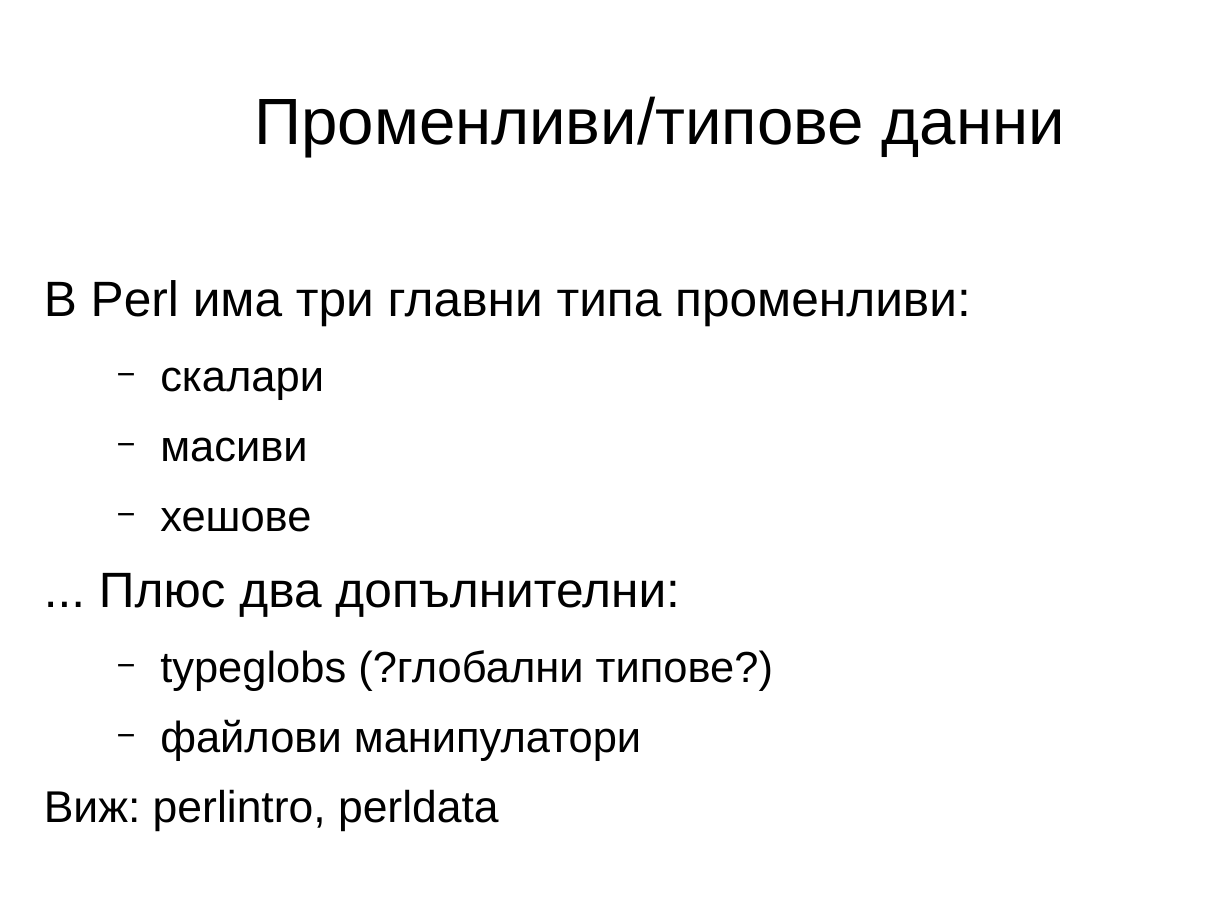
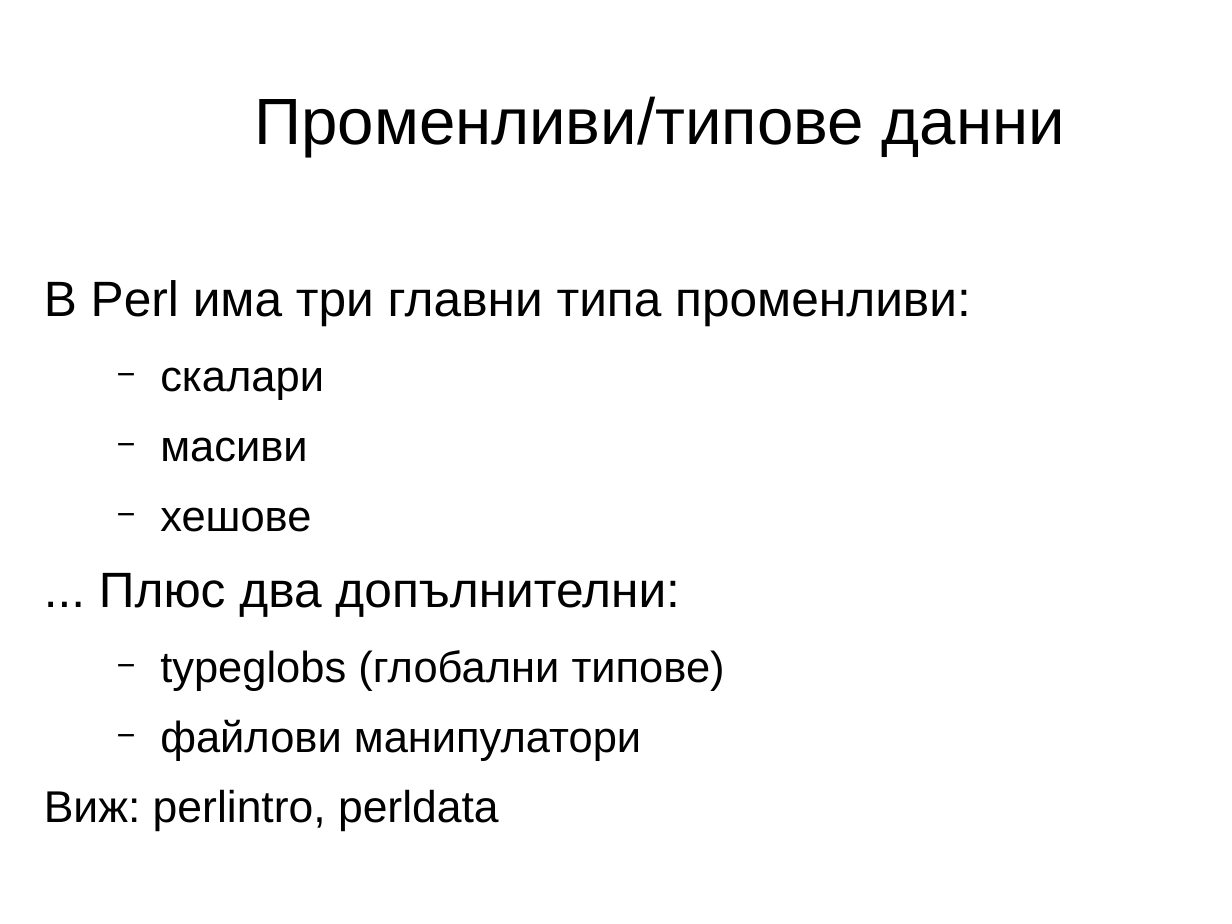
Before and after one commit to kberov/PerlProgrammingCourse, a slide deck: slide 3 of 02_scalar_data_types_bg.odp. Drawn at 1232x924 pixels with LibreOffice and Linux fonts; fonts in the diff are those of the drawing; background and template pictures are left out. Boxes give left, top, right and bottom in pixels: in the first picture for what was removed or moved away, otherwise in the second. Text is boxed around its words. In the diff, an @@ line names an element or a change of style, - is before the commit and + after.

Commit message:
Скалрни типове данни - готово

```diff
--- a/02_scalar_data_types_bg.odp
+++ b/02_scalar_data_types_bg.odp
@@ text at box(160, 650, 725, 691): text changed @@
-  − typeglobs (?глобални типове?)
+  − typeglobs (глобални типове)
```
